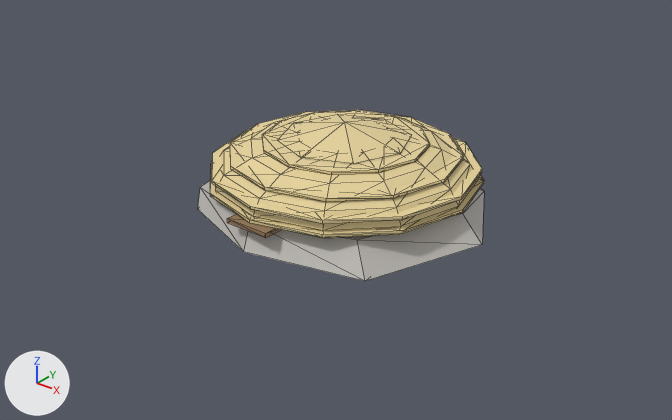
Renders of the glTF model assets/3d/models/building_bee_skep_foundation.glb from each side of a commit.
Both versions are drawn from a 50 mm lens placed at (1.116, -1.428, 0.853), pointed at (0.012, -0.048, -0.003). The lights are fixed; the arrows at lower left show +X, +Y and +Z. The older version comes first. Mesh edges are drawn as thin lines. Vertices at exactly the same position are counted once.

Before the edit, the objects in view are built like this:
```python
me_building_bee_skep_foundation = bpy.data.meshes.new('building_bee_skep_foundation')
me_building_bee_skep_foundation.from_pydata(...)  # 190 vertices, 348 faces; spans x -0.333..0.333, y -0.312..0.312, z -0.003..0.18
# faces by material slot: [28, 308, 12]
me_building_bee_skep_foundation.materials.append(mat_stone)  # light grey #bfbcb6
me_building_bee_skep_foundation.materials.append(mat_thatch)  # beige #e5d19b
me_building_bee_skep_foundation.materials.append(mat_wood_dark)  # brown #957959
ob_building_bee_skep_foundation = bpy.data.objects.new('building_bee_skep_foundation', me_building_bee_skep_foundation)
ob_building_bee_skep_foundation.location = (0.0, 0.0, 0.0)
```
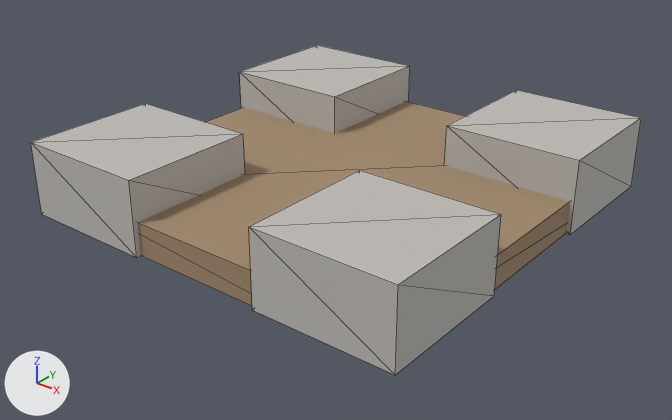
Diff of the bpy script that builds the scene:
```diff
--- a/assets/3d/models/building_bee_skep_foundation.glb.py
+++ b/assets/3d/models/building_bee_skep_foundation.glb.py
@@ mat_earth @@
+mat_earth = principled_material('earth')
+mat_earth.base_color = (0.36, 0.25, 0.15)  # beige #a2896c
+mat_earth.roughness = 0.85
@@ me_building_bee_skep_foundation @@
 # used by ob_building_bee_skep_foundation; location = (0.0, 0.0, 0.0)
-me_building_bee_skep_foundation.from_pydata(...)  # 190 vertices, 348 faces; spans x -0.333..0.333, y -0.312..0.312, z -0.003..0.18
+me_building_bee_skep_foundation.from_pydata(...)  # 40 vertices, 60 faces; spans x -0.45..0.45, y -0.45..0.45, z 0.0..0.16
+# me_building_bee_skep_foundation part 1: a new loose piece, a box spanning x -0.45..-0.15, y -0.45..-0.15, z 0.0..0.16, in mat_stone (light grey #bfbcb6)
+# me_building_bee_skep_foundation part 2: a new loose piece, a box spanning x -0.45..-0.15, y 0.15..0.45, z 0.0..0.16, in mat_stone (light grey #bfbcb6)
+# me_building_bee_skep_foundation part 3: a new loose piece, a box spanning x 0.15..0.45, y -0.45..-0.15, z 0.0..0.16, in mat_stone (light grey #bfbcb6)
+# me_building_bee_skep_foundation part 4: a new loose piece, a box spanning x 0.15..0.45, y 0.15..0.45, z 0.0..0.16, in mat_stone (light grey #bfbcb6)
+# me_building_bee_skep_foundation part 5: a new loose piece, a box spanning x -0.44..0.44, y -0.44..0.44, z 0.0..0.07, in mat_earth (beige #a2896c)
+# me_building_bee_skep_foundation part 6: the loose piece of 61 vertices spanning x -0.275..0.285, y -0.289..0.271, z 0.051..0.158 is deleted
+# me_building_bee_skep_foundation part 7: the loose piece of 24 vertices spanning x -0.28..0.29, y -0.294..0.276, z 0.088..0.095 is deleted
+# me_building_bee_skep_foundation part 8: the loose piece of 24 vertices spanning x -0.285..0.295, y -0.299..0.281, z 0.062..0.069 is deleted
+# me_building_bee_skep_foundation part 9: the loose piece of 24 vertices spanning x -0.17..0.18, y -0.184..0.166, z 0.138..0.144 is deleted
+# me_building_bee_skep_foundation part 10: the loose piece of 24 vertices spanning x -0.24..0.25, y -0.254..0.236, z 0.114..0.12 is deleted
+# me_building_bee_skep_foundation part 11: the loose piece of 16 vertices spanning x -0.333..0.333, y -0.312..0.312, z -0.003..0.054 is deleted
+# me_building_bee_skep_foundation part 12: the loose piece of 9 vertices spanning x -0.135..0.145, y -0.149..0.131, z 0.147..0.18 is deleted
+# me_building_bee_skep_foundation part 13: the loose piece of 8 vertices spanning x -0.045..0.055, y -0.309..-0.249, z 0.051..0.061 is deleted
 me_building_bee_skep_foundation.materials.append(mat_stone)
-me_building_bee_skep_foundation.materials.append(mat_thatch)  # beige #e5d19b
-me_building_bee_skep_foundation.materials.append(mat_wood_dark)  # brown #957959
+me_building_bee_skep_foundation.materials.append(mat_earth)  # beige #a2896c
```

Changed parts and their boxes [x1, y1, x2, y2] in the pictures (672 x 420 px):
'building_bee_skep_foundation', reshaped (113% wider, 92% taller): before [198, 110, 484, 281]; after [31, 45, 641, 375]
part 1 of me_building_bee_skep_foundation, added: after [31, 103, 245, 257]
part 2 of me_building_bee_skep_foundation, added: after [239, 45, 410, 133]
part 3 of me_building_bee_skep_foundation, added: after [249, 170, 501, 375]
part 4 of me_building_bee_skep_foundation, added: after [444, 90, 641, 235]
part 5 of me_building_bee_skep_foundation, added (beige): after [138, 101, 569, 305]
part 6 of me_building_bee_skep_foundation, deleted (beige): before [215, 115, 479, 238]
part 7 of me_building_bee_skep_foundation, deleted: before [212, 129, 482, 224]
part 8 of me_building_bee_skep_foundation, deleted: before [210, 164, 484, 238]
part 9 of me_building_bee_skep_foundation, deleted (beige): before [262, 110, 430, 175]
part 10 of me_building_bee_skep_foundation, deleted: before [230, 110, 464, 202]
part 11 of me_building_bee_skep_foundation, deleted: before [198, 180, 484, 281]
part 12 of me_building_bee_skep_foundation, deleted (beige): before [278, 114, 411, 164]
part 13 of me_building_bee_skep_foundation, deleted (brown): before [227, 214, 281, 238]
